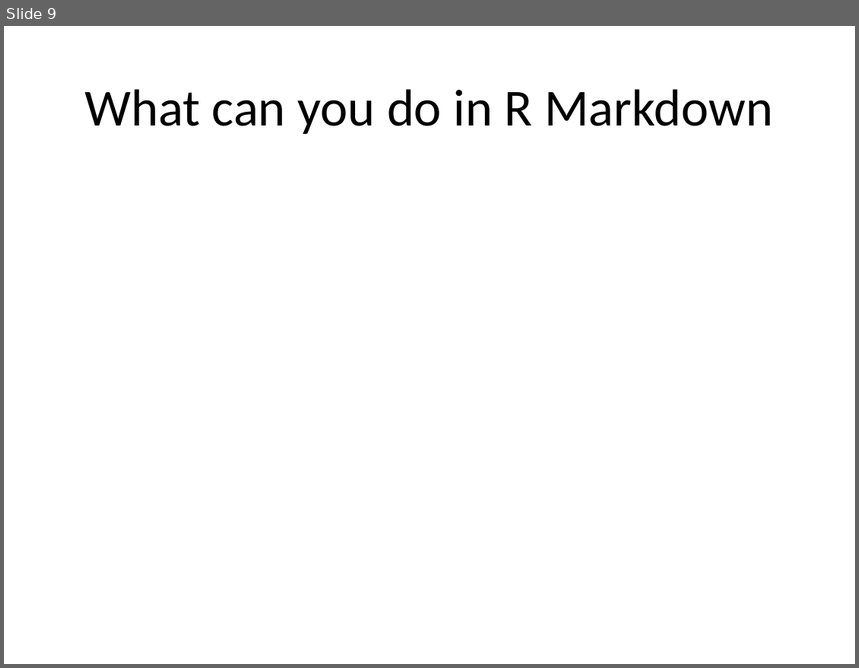
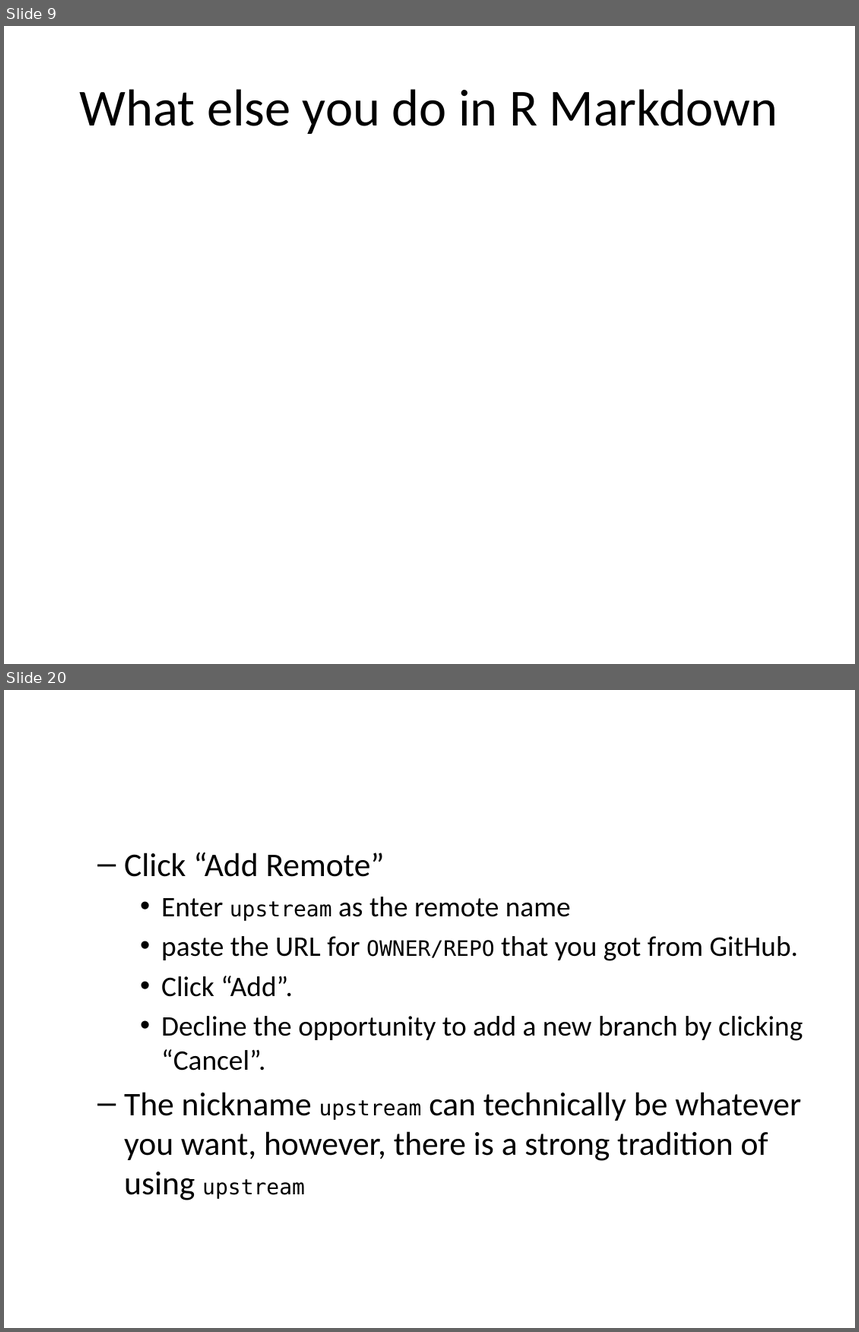
Before and after one commit to bjkamrat/myrepo, a slide deck: Github_week_pres2.pptx. Shown one above the other, each under a label of ours: slide 9 before the commit, slides 9 and 20 after it; the slides between them are not shown. The pictures are 859x668 and 859x1332 pixels, drawn with LibreOffice and Linux fonts; fonts in the diff are those of the drawing. Boxes give left, top, right and bottom in pixels: in the first picture for what was removed or moved away, otherwise in the second. Text is boxed around its words. In the diff, an @@ line names an element or a change of style, - is before the commit and + after.

```diff
--- a/Github_week_pres2.pptx
+++ b/Github_week_pres2.pptx
@@ slide 20 added at box(4, 690, 855, 1328), background #FFFFFF @@
@@ text added at box(124, 852, 803, 1201), 24 pt, text #000000 @@
+  – Click “Add Remote”
+    • Enter upstream as the remote name
+    • paste the URL for OWNER/REPO that you got from GitHub.
+    • Click “Add”.
+    • Decline the opportunity to add a new branch by clicking “Cancel”.
+  – The nickname upstream can technically be whatever you want, however, there is a strong tradition of using upstream
@@ slide 9 changed as well @@
@@ title at box(80, 89, 778, 134): text changed @@
-What can you do in R Markdown
+What else you do in R Markdown
```
Also in this commit, not shown: 2 other slides changed, 15 other slides added, 9 other files.
